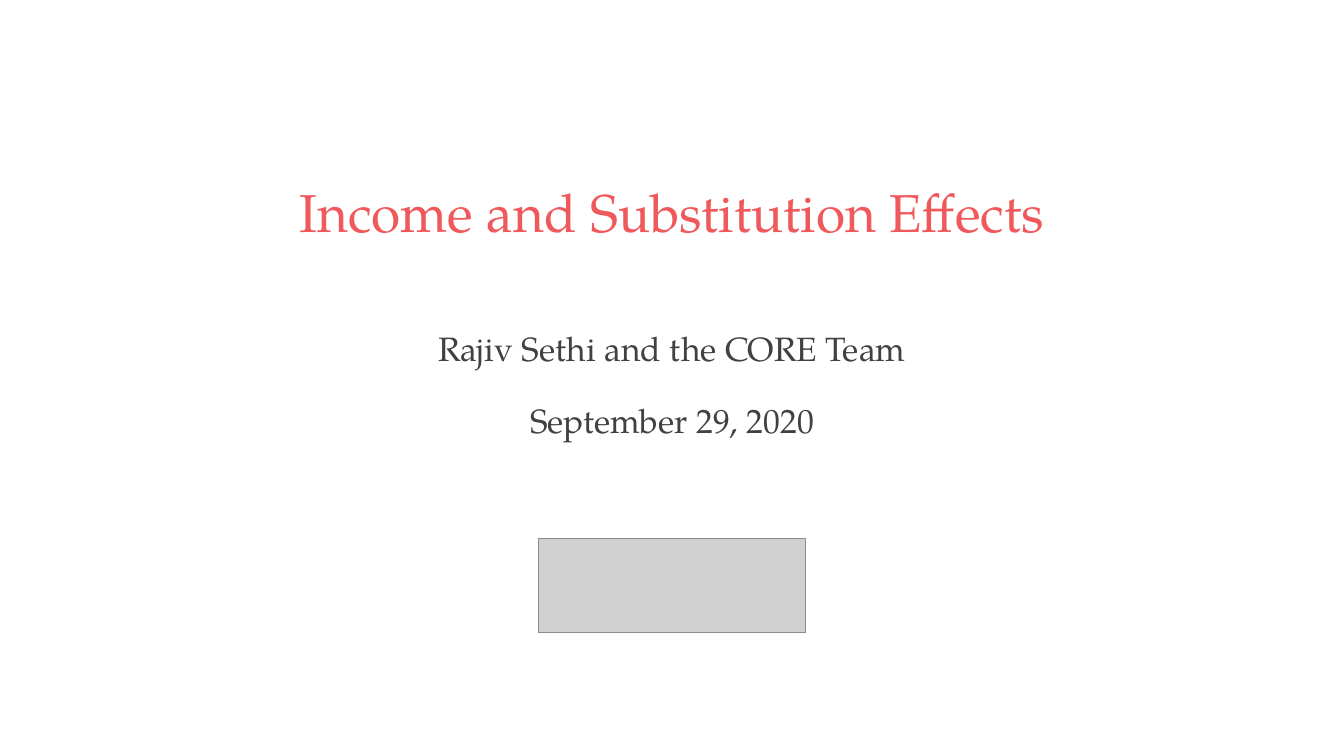
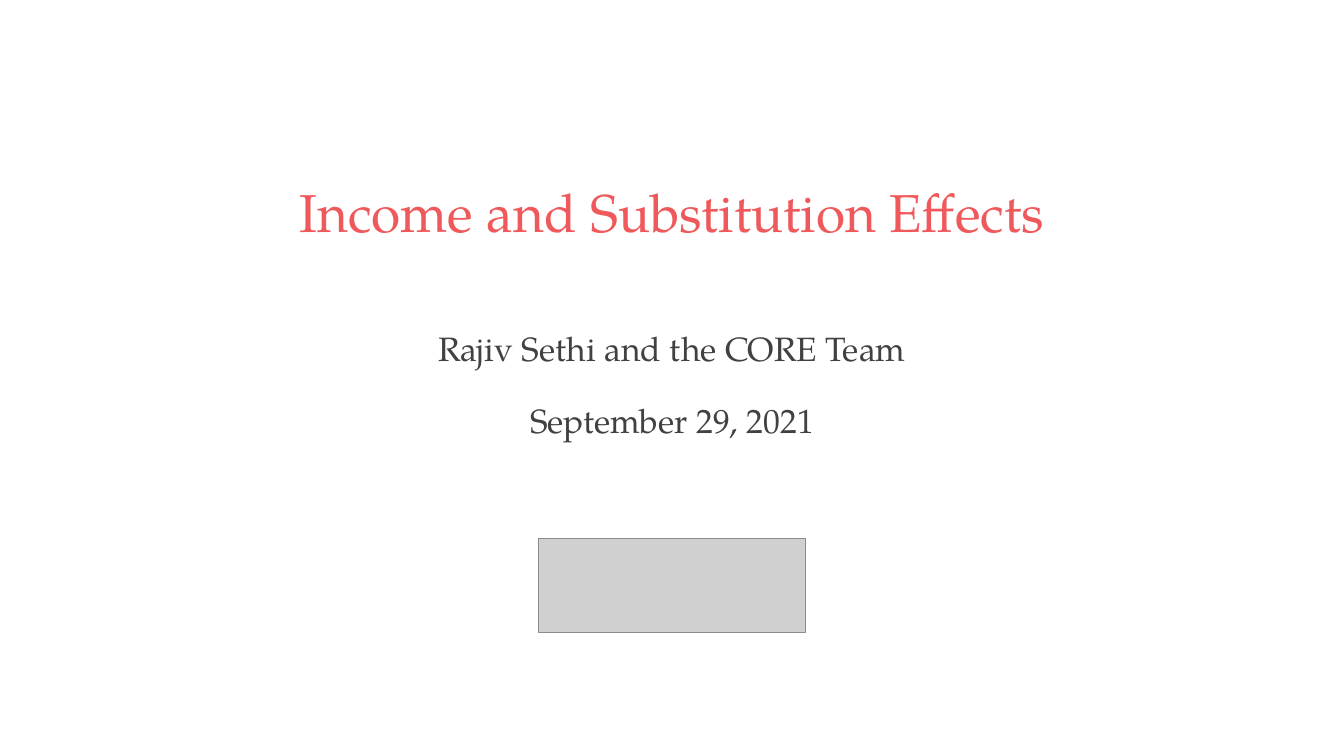
Before and after one commit to rs328/Slides-for-Principles, a slide deck: slide 1 of 05 Income and Substitution Effects.pptx. Drawn at 1344x756 pixels with LibreOffice and Linux fonts; fonts in the diff are those of the drawing; grey boxes stand for pictures. Boxes give left, top, right and bottom in pixels: in the first picture for what was removed or moved away, otherwise in the second. Text is boxed around its words. In the diff, an @@ line names an element or a change of style, - is before the commit and + after.

```diff
--- a/05 Income and Substitution Effects.pptx
+++ b/05 Income and Substitution Effects.pptx
@@ subtitle at bbox=[530, 408, 814, 443]: text changed @@
-September 29, 2020
+September 29, 2021
```
Also in this commit, not shown: 6 other files.
